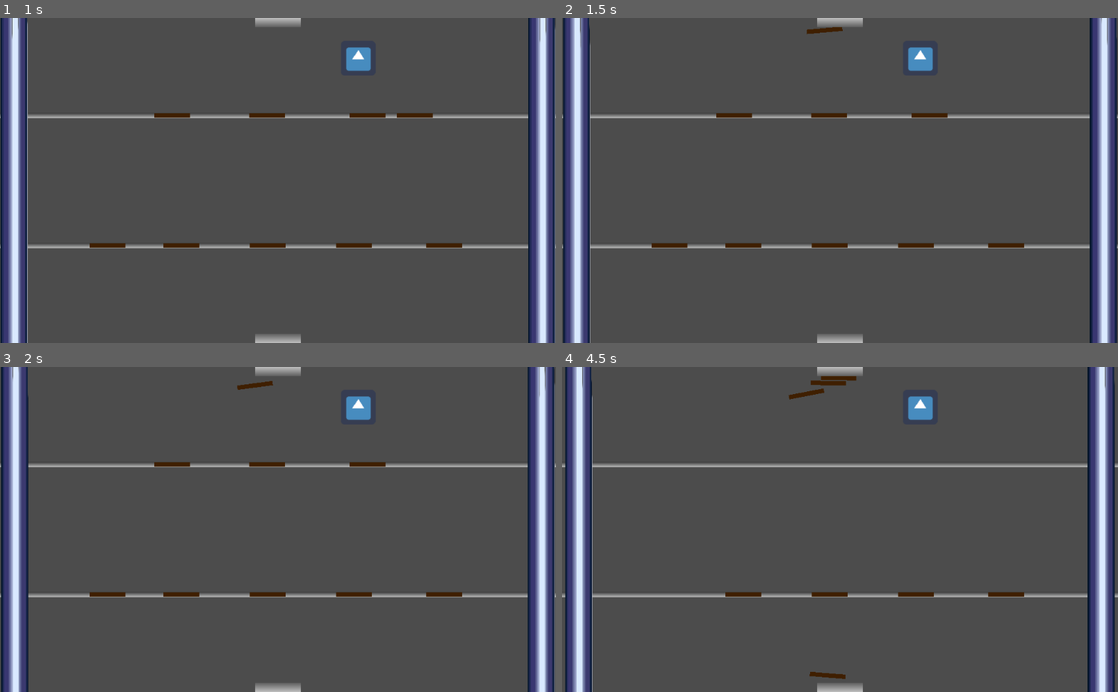
Above: before the commit, frames 1-4 (two rows, left to right).
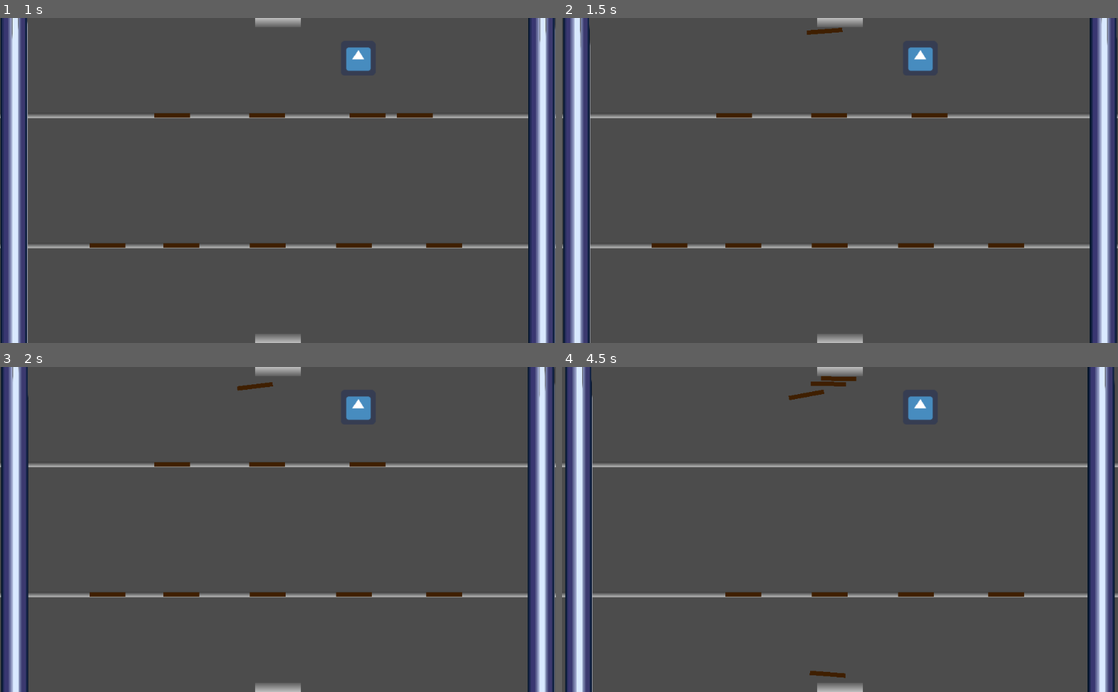
Above: after the commit, the same moments.

Repository: hgcummings/garbage-crusher
Game: Godot game, scene res://Main.tscn
Same seed, same stepped clock (60 frames per second), same inputs: the game is played once before the commit and once after it. The engine's default icon, where the game draws it, is replaced by a stand-in: a white triangle on a blue panel in a dark square.
Inputs (mouse positions are in pixels of both pictures, inside the frame that each line leads up to):
- Up to frame 1 (1 s): move the mouse to (100, 115) at 0.52 s; click (100, 115) at 0.67 s
- Up to frame 2 (1.5 s): tap Enter at 1.25 s; move the mouse to (979, 115) at 1.27 s; click (979, 115) at 1.42 s
- Up to frame 3 (2 s): no input
- Up to frame 4 (4.5 s): move the mouse to (928, 464) at 2.02 s; click (928, 464) at 2.17 s; move the mouse to (734, 464) at 2.77 s; click (734, 464) at 2.92 s; move the mouse to (828, 464) at 3.52 s; click (828, 464) at 3.67 s; tap Space at 4.25 s; move the mouse to (667, 594) at 4.27 s; click (667, 594) at 4.42 s

Frame 1 is identical in both runs. In frame 2, less than 0.1% of the frame differs, in the area x 44-51%, y 2-6%; in frame 3, less than 0.1%; in frame 4, 0.2%, in the area x 40-53%, y 2-96%.

Commit message:
Add static walls

Diff:
--- a/Chute.gd
+++ b/Chute.gd
@@ -10,8 +10,6 @@
 func _ready():
 	rng.randomize()
 	y_direction = ((get_viewport_rect().size / 2) - self.position).normalized().y
-	print(y_direction)
-
 
 # Called every frame. 'delta' is the elapsed time since the previous frame.
 func _process(delta):
--- a/Main.tscn
+++ b/Main.tscn
@@ -6,6 +6,7 @@
 [ext_resource path="res://ChannelStick.tscn" type="PackedScene" id=4]
 [ext_resource path="res://Main.gd" type="Script" id=5]
 [ext_resource path="res://Chute.tscn" type="PackedScene" id=6]
+[ext_resource path="res://StaticWall.tscn" type="PackedScene" id=7]
 
 [node name="Node2D" type="Node2D"]
 script = ExtResource( 5 )
@@ -24,6 +25,19 @@
 
 [node name="Player" parent="." instance=ExtResource( 3 )]
 position = Vector2( 659.675, 74.4302 )
+
+[node name="Chute" parent="." instance=ExtResource( 6 )]
+position = Vector2( 512, 0 )
+
+[node name="Chute2" parent="." instance=ExtResource( 6 )]
+position = Vector2( 512, 600 )
+rotation = 3.14159
+
+[node name="TopWall" parent="." instance=ExtResource( 7 )]
+position = Vector2( 512, 612 )
+
+[node name="BottomWall" parent="." instance=ExtResource( 7 )]
+position = Vector2( 512, -12 )
 
 [node name="Stick" parent="." groups=["channel_1"] instance=ExtResource( 4 )]
 position = Vector2( 182, 180 )
@@ -74,10 +88,3 @@
 position = Vector2( 818, 420 )
 collision_layer = 2048
 collision_mask = 2304
-
-[node name="Chute" parent="." instance=ExtResource( 6 )]
-position = Vector2( 512, 0 )
-
-[node name="Chute2" parent="." instance=ExtResource( 6 )]
-position = Vector2( 512, 600 )
-rotation = 3.14159
--- /dev/null
+++ b/StaticWall.tscn
@@ -0,0 +1,11 @@
+[gd_scene load_steps=2 format=2]
+
+[sub_resource type="RectangleShape2D" id=1]
+extents = Vector2( 525, 12 )
+
+[node name="StaticWall" type="StaticBody2D"]
+collision_layer = 128
+collision_mask = 512
+
+[node name="CollisionShape2D" type="CollisionShape2D" parent="."]
+shape = SubResource( 1 )
Not shown: 1 places in Main.tscn that only renumber resources
